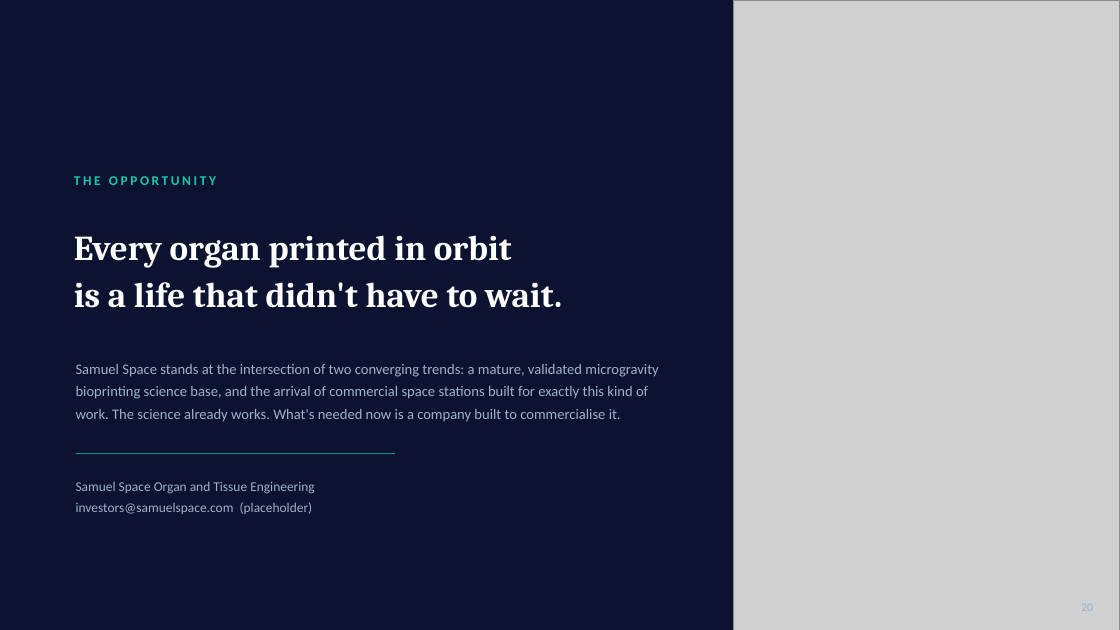
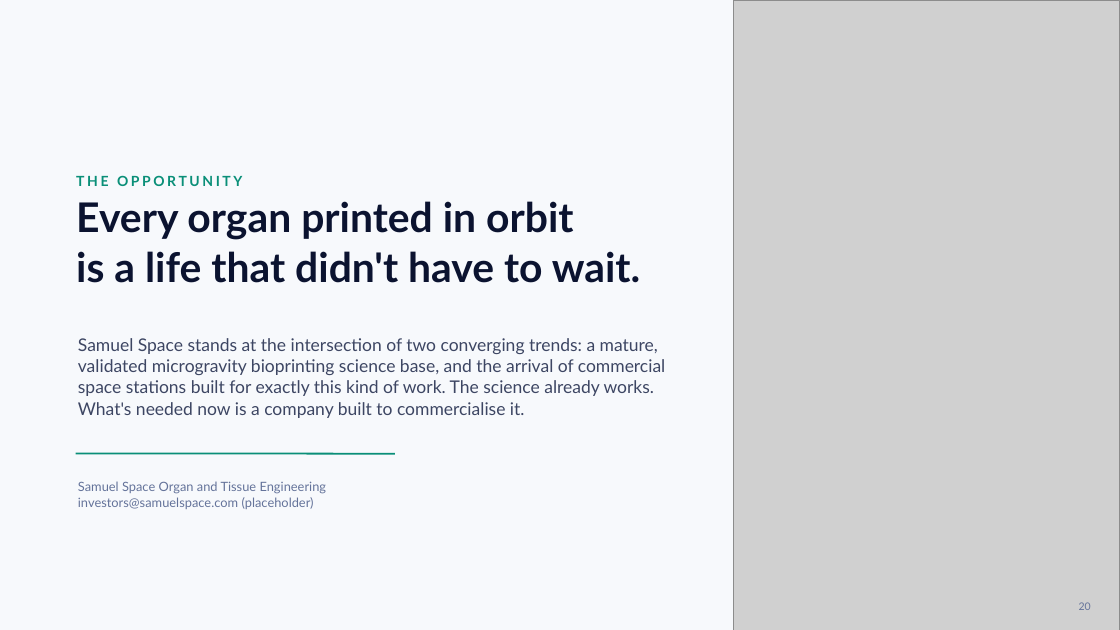
Before and after one commit to anthonyleedu/anthonyleedu, a slide deck: slide 20 of Samuel Space Organ and Tissue Engineering - Investor Presentation (2).pptx. Drawn at 1120x630 pixels with LibreOffice and Linux fonts; fonts in the diff are those of the drawing; grey boxes stand for pictures. Boxes give left, top, right and bottom in pixels: in the first picture for what was removed or moved away, otherwise in the second. Text is boxed around its words. In the diff, an @@ line names an element or a change of style, - is before the commit and + after.

```diff
--- a/Samuel Space Organ and Tissue Engineering - Investor Presentation (2).pptx
+++ b/Samuel Space Organ and Tissue Engineering - Investor Presentation (2).pptx
@@ background #0B1330 to #F7F9FC @@
@@ text "THE OPPORTUNITY" at (x1=76, y1=175, x2=242, y2=186): size 11.5 to 12 pt, font Calibri to Lato, text colour #12C9AA to #0A8F78; line spacing 1 to 1.02 @@
@@ text "Every organ printed in orbit" moved from (x1=74, y1=235, x2=562, y2=308) to (x1=76, y1=201, x2=641, y2=283) @@
@@ text "Every organ printed in orbit" at (x1=76, y1=201, x2=641, y2=283): size 30 to 35 pt, font Cambria to Lato, text colour #FFFFFF to #0B1330; line spacing 1.12 to 1.02 @@
@@ text "Samuel Space stands at the ..." moved from (x1=76, y1=364, x2=658, y2=422) to (x1=78, y1=338, x2=666, y2=418) @@
@@ text "Samuel Space stands at the ..." at (x1=78, y1=338, x2=666, y2=418): size 12.5 to 15 pt, font Calibri to Lato, text colour #9FB0CB to #3D4663; line spacing 1.3 to 1.02 @@
@@ text "Samuel Space Organ and Tissue ..." at (x1=78, y1=481, x2=327, y2=509): size 11.5 to 11 pt, font Calibri to Lato, text colour #9FB0CB to #64739A; line spacing 1.3 to 1.02 @@
@@ line (76, 454) - (395, 454): stroke #0A8F78 1 pt to #0A8F78 1.5 pt @@
@@ text added at (x1=1079, y1=602, x2=1091, y2=610), 9 pt, text #64739A @@
+20
```
Also in this commit, not shown: 20 other slides changed.
